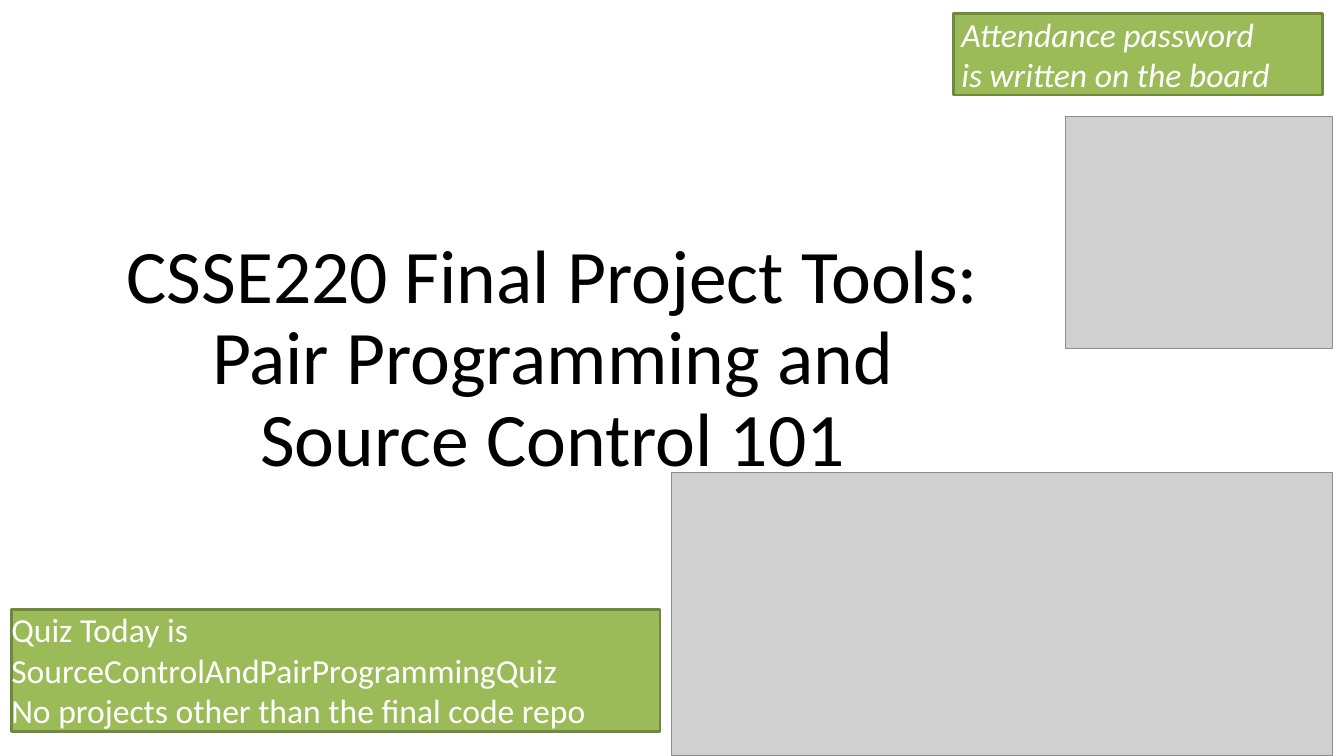
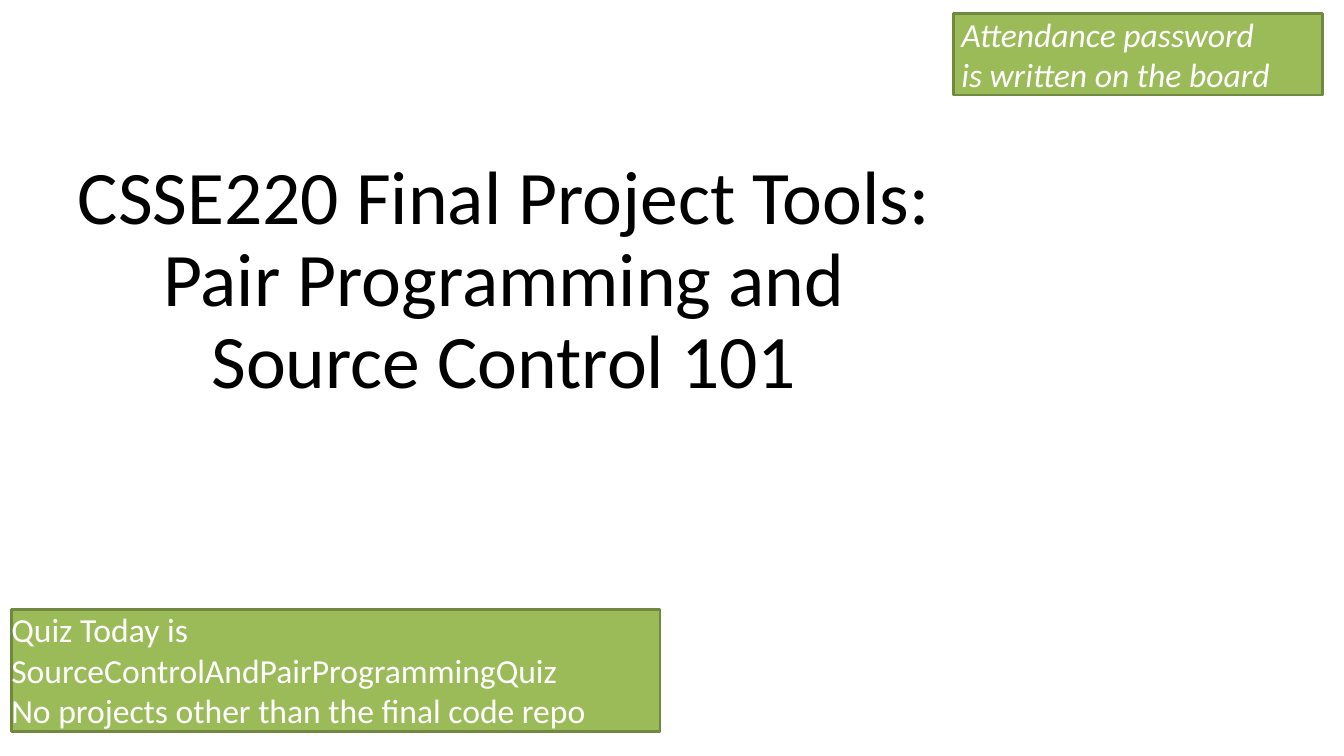
Before and after one commit to RHIT-CSSE/csse220, a slide deck: slide 1 of ClassMaterials/PairProgrammingAndSourceControl/Part1-PairProgramming.pptx. Drawn at 1344x756 pixels with LibreOffice and Linux fonts; fonts in the diff are those of the drawing; grey boxes stand for pictures. Boxes give left, top, right and bottom in pixels: in the first picture for what was removed or moved away, otherwise in the second. Text is boxed around its words. In the diff, an @@ line names an element or a change of style, - is before the commit and + after.

```diff
--- a/ClassMaterials/PairProgrammingAndSourceControl/Part1-PairProgramming.pptx
+++ b/ClassMaterials/PairProgrammingAndSourceControl/Part1-PairProgramming.pptx
@@ picture removed at bbox=[1066, 117, 1334, 349] @@
@@ title "CSSE220 Final Project Tools: Pair ..." rewrapped from bbox=[127, 250, 978, 483] to bbox=[78, 171, 929, 389] @@
@@ picture removed at bbox=[673, 473, 1333, 756] @@
```
Also in this commit, not shown: 2 other files.
